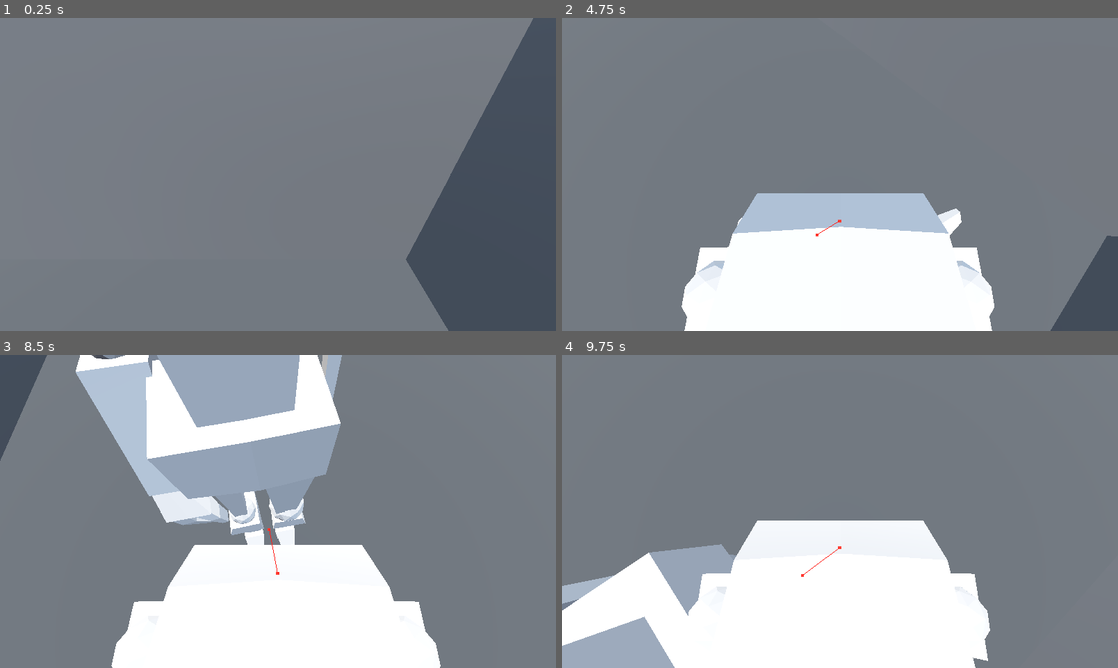
Above: before the commit, frames 1-4 (two rows, left to right).
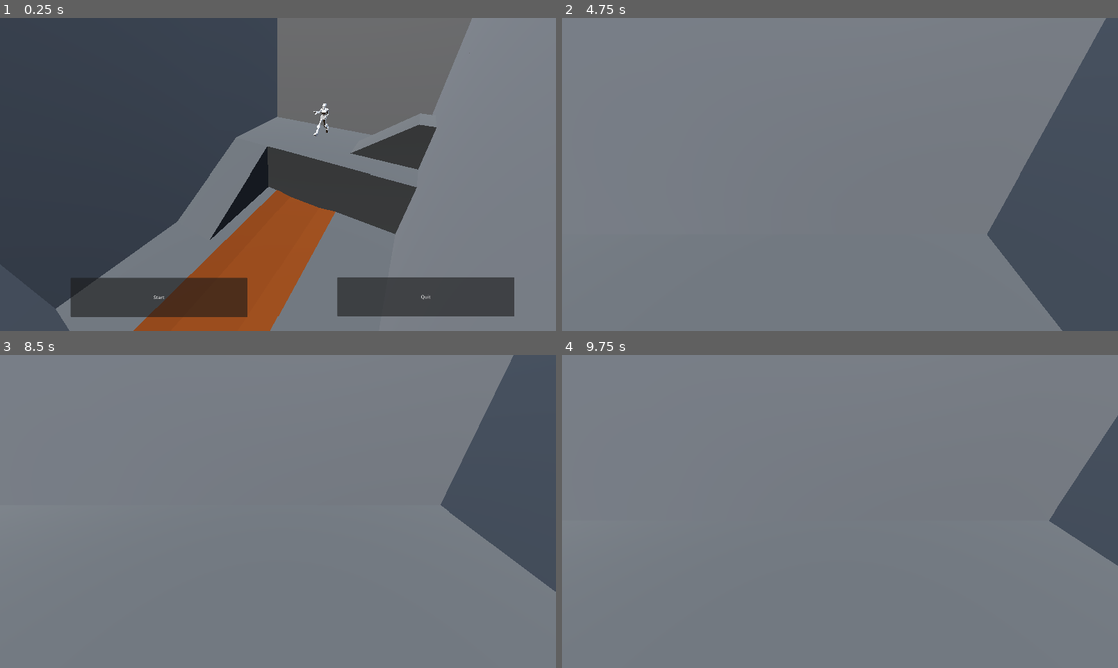
Above: after the commit, the same moments.

Repository: RejectedSpace/family-business
Game: Godot game, scene res://main.tscn
Same seed, same stepped clock (60 frames per second), same inputs: the game is played once before the commit and once after it.
Inputs (mouse positions are in pixels of both pictures, inside the frame that each line leads up to):
- Up to frame 1 (0.25 s): no input
- Up to frame 2 (4.75 s): click (723, 296) at 0.5 s, where only the run after the commit has a clickable "Start"; tap Enter (ui_accept) at 1.25, 1.52, 2, 2.27, 2.75, 3.5, 3.77, 4.25, 4.52 s; move the mouse to (867, 174) at 1.27 s; tap 9 (9) at 1.35, 4.55 s; tap A (a) at 1.55, 2.1 s; move the mouse to (812, 174) at 2.02 s; tap D (d) at 2.3, 2.85 s; move the mouse to (851, 168) at 2.77 s; tap S (s) at 3.05, 3.6 s; move the mouse to (834, 180) at 3.52 s; tap W (w) at 3.8, 4.35 s; move the mouse to (878, 177) at 4.27 s
- Up to frame 3 (8.5 s): move the mouse to (233, 508) at 5.02 s; tap 9 (9) at 5.1, 8.3 s; tap Enter (ui_accept) at 5.27, 5.75, 6.77, 7.52, 8.27 s; tap A (a) at 5.3, 5.85 s; move the mouse to (283, 511) at 5.77 s; tap D (d) at 6.05, 7.35 s; move the mouse to (255, 505) at 6.52 s; tap Ctrl (ctrl) at 6.6 s; tap S (s) at 6.8, 8.1 s; move the mouse to (305, 511) at 7.27 s; tap W (w) at 7.55 s; move the mouse to (250, 511) at 8.02 s
- Up to frame 4 (9.75 s): move the mouse to (851, 505) at 8.77 s; tap Shift (shift) at 8.85 s; tap A (a) at 9.05 s; move the mouse to (834, 517) at 9.52 s; tap W (w) at 9.6 s

The runs differ from the first frame. In frame 1, 74% of the frame differs, in the area x 0-100%, y 0-100%; in frame 2, 33%; in frame 3, 50%; in frame 4, 33%.

Commit message:
Health and Loading Bars
NOTES
- Added a placeholder main menu
- Added a tentative main screen
- Added a placeholder loading screen
- Player now has health
- Enemy now damages the player

FIXES
- Enemy is now bound by the laws of gravity

DEV NOTES
- Enemy now had more robust state switching
- Distance code has been moved from the hunt function to the main process function
- The player node itself is passed to the enemy instead of its position, so updating the target location can happen locally instead of globally
- Added a ray cast for future changes
- Added a global script to store scene change information
- All main code/nodes have been moved to new level scene
- Updated function names in Room to match changes in door implementation

KNOWN ISSUES
- Enemy runs in place in main screen

TODO
- More enemy states
- Enemy health
- Enemy animations
- Guns
- Player HUD
- Money system
- More enemies
- More rooms
- Elevator
- Ability to continue to other levels
- Shop
- Sounds
- Textures
- Update localization files

Diff:
--- a/Rooms/room.gd
+++ b/Rooms/room.gd
@@ -12,22 +12,22 @@
 	if nav.navigation_mesh.get_reference_count() > 1:
 		nav.navigation_mesh = nav.navigation_mesh.duplicate()
 
-func get_door_points() -> Array[Node]:
+func get_doors() -> Array:
 	return door_points.get_children()
 
-func get_single_door_points() -> Array[Door]:
+func get_single_doors() -> Array[Door]:
 	var single_points: Array[Door] = []
 
-	for point in get_door_points():
+	for point: Door in get_doors():
 		if(point.name.begins_with("s")):
 			single_points.append(point)
 
 	return single_points
 
-func get_double_door_points() -> Array[Door]:
+func get_double_doors() -> Array[Door]:
 	var double_points: Array[Door] = []
 
-	for point in get_door_points():
+	for point: Door in get_doors():
 		if(point.name.begins_with("d")):
 			double_points.append(point)
 
--- a/enemy.gd
+++ b/enemy.gd
@@ -7,8 +7,10 @@
 
 @onready var agent: NavigationAgent3D = $NavigationAgent3D
 @onready var animator: AnimationPlayer = $Infected/AnimationPlayer
+@onready var attack_timer: Timer = $AttackTimer
 
-var state: int = ACTIVE
+var state: int = IDLE
+var player: Node3D
 
 const SPEED: float = 90
 const EPSILON: float = 0.75
@@ -16,8 +18,22 @@
 
 func _physics_process(delta: float) -> void:
 
+	update_target_location()
+
+	var current_pos: Vector3 = global_transform.origin
+	var next_pos: Vector3 = agent.get_next_path_position()
+	var distance: Vector3 = next_pos - current_pos
+
+	if agent.is_target_reached() and state == ACTIVE:
+		attack()
+
+	if not attack_timer.is_stopped() or agent.get_final_position().is_equal_approx(global_transform.origin):
+		state = IDLE
+	else:
+		state = ACTIVE
+
 	if state == ACTIVE:
-		hunt(delta)
+		hunt(distance, delta)
 	else:
 		idle(delta)
 
@@ -26,36 +42,38 @@
 	move_and_slide()
 
 
-	if not agent.is_target_reached() and (abs(velocity.x) > 0 or abs(velocity.z) > 0):
+	if state == ACTIVE:
 		animator.play("ArmatureAction")
 	else:
 		animator.play("ArmatureAction_001")
+
+func attack() -> void:
+	if player:
+		player.hurt(10)
+	attack_timer.start()
 
 func handle_gravity(delta: float) -> void:
 	if not is_on_floor():
 		velocity += get_gravity() * delta
 
-func hunt(delta: float) -> void:
-	var current_pos: Vector3 = global_transform.origin
-	var next_pos: Vector3 = agent.get_next_path_position()
-	var distance: Vector3 = next_pos - current_pos
-
-	if distance.length() < EPSILON:
-		velocity.x = move_toward(velocity.x, 0, 100000 * delta)
-		velocity.z = move_toward(velocity.z, 0, 100000 * delta)
-		return
+func hunt(distance: Vector3, delta: float) -> void:
 
 	var desired_direction: Vector3 = distance.normalized()
 
 	rotation.y = rotate_toward(rotation.y, Vector2(desired_direction.x, -desired_direction.z).angle(), 15 * delta)
 
-	var new_velocity: Vector3 = desired_direction * SPEED
+	var new_velocity: Vector3 = Vector3(desired_direction.x * SPEED, velocity.y, desired_direction.z * SPEED)
 
 	velocity = velocity.move_toward(new_velocity, 100000 * delta)
 
 func idle(delta: float) -> void:
-	velocity.x = 0
-	velocity.z = 0
+	velocity.x = move_toward(velocity.x, 0, 100000 * delta)
+	velocity.z = move_toward(velocity.z, 0, 100000 * delta)
 
-func update_target_location(target_pos: Vector3) -> void:
-	agent.set_target_position(target_pos)
+func update_target_location() -> void:
+	if player:
+		agent.set_target_position(player.global_transform.origin)
+
+func update_target(target: Node3D) -> void:
+	player = target
+	agent.set_target_position(target.global_transform.origin)
--- a/enemy.tscn
+++ b/enemy.tscn
@@ -113,4 +113,11 @@
 simplify_epsilon = 1.0
 debug_enabled = true
 
+[node name="RayCast3D" type="RayCast3D" parent="." unique_id=308171644]
+transform = Transform3D(1, 0, 0, 0, 1, 0, 0, 0, 1, 0, 23.051607, 0)
+target_position = Vector3(100, 0, 0)
+
+[node name="AttackTimer" type="Timer" parent="." unique_id=1097274989]
+one_shot = true
+
 [editable path="Infected"]
--- /dev/null
+++ b/global.gd
@@ -0,0 +1,5 @@
+extends Node
+
+var loading_screen: PackedScene = preload("res://loading_screen.tscn")
+
+var next_scene: String = "res://main.tscn"
--- a/main.gd
+++ b/level.gd
@@ -1,13 +1,14 @@
 extends Node3D
 
 @onready var map = $Map
+@onready var player = $Player
+@onready var enemy = $Enemy
 
 func _ready() -> void:
 	map.generate()
 
+
 func _process(delta: float) -> void:
 	if Input.is_action_just_pressed("9"):
 		$Camera3D.current = !$Camera3D.current
-
-func _physics_process(delta: float) -> void:
-	get_tree().call_group("enemies", "update_target_location", $Player.global_transform.origin)
+	get_tree().call_group("enemies", "update_target", $Player)
--- /dev/null
+++ b/level.tscn
@@ -0,0 +1,44 @@
+[gd_scene format=3 uid="uid://t6f425fjcvmh"]
+
+[ext_resource type="PackedScene" uid="uid://deimi6535r30q" path="res://player.tscn" id="1_0b4ue"]
+[ext_resource type="Script" uid="uid://1ca0kb6vx1uo" path="res://level.gd" id="1_f2txt"]
+[ext_resource type="PackedScene" uid="uid://b3vultmp88md5" path="res://enemy.tscn" id="2_f2txt"]
+[ext_resource type="PackedScene" uid="uid://dk2v2lnuturo3" path="res://map.tscn" id="3_1ainy"]
+
+[sub_resource type="ProceduralSkyMaterial" id="ProceduralSkyMaterial_km5ld"]
+
+[sub_resource type="Sky" id="Sky_h2yge"]
+sky_material = SubResource("ProceduralSkyMaterial_km5ld")
+
+[sub_resource type="Environment" id="Environment_i2t4f"]
+background_mode = 2
+sky = SubResource("Sky_h2yge")
+tonemap_mode = 3
+volumetric_fog_albedo = Color(0.65834, 0.65834, 0.65834, 1)
+volumetric_fog_emission = Color(0, 0, 0.137255, 1)
+volumetric_fog_emission_energy = 0.01
+volumetric_fog_anisotropy = -0.3
+volumetric_fog_length = 32.0
+adjustment_brightness = 1.3
+
+[node name="Level" type="Node3D" unique_id=1195163624]
+script = ExtResource("1_f2txt")
+
+[node name="Player" parent="." unique_id=1819948495 instance=ExtResource("1_0b4ue")]
+transform = Transform3D(1, 0, 0, 0, 1, 0, 0, 0, 1, 32, 32, 32)
+
+[node name="Enemy" parent="." unique_id=1627701688 instance=ExtResource("2_f2txt")]
+transform = Transform3D(1, 0, 0, 0, 1, 0, 0, 0, 1, 32, 32, 32)
+
+[node name="Map" parent="." unique_id=391048862 instance=ExtResource("3_1ainy")]
+
+[node name="Camera3D" type="Camera3D" parent="." unique_id=1062874103]
+transform = Transform3D(-0.98851234, -0.08306099, 0.12627047, -2.1099154e-08, 0.8354527, 0.54956245, -0.1511402, 0.54324925, -0.8258553, 0.5938034, 136.74619, -154.82541)
+
+[node name="DirectionalLight3D" type="DirectionalLight3D" parent="." unique_id=1757828588]
+transform = Transform3D(0.78296643, -0.56954813, 0.25015646, -0.022501806, 0.37594527, 0.9263685, -0.62165666, -0.7309445, 0.28153676, 0, 245.41177, -152.27765)
+layers = 2
+light_energy = 0.899
+
+[node name="WorldEnvironment" type="WorldEnvironment" parent="." unique_id=1978171358]
+environment = SubResource("Environment_i2t4f")
--- /dev/null
+++ b/loading_screen.gd
@@ -0,0 +1,12 @@
+extends Node2D
+
+func _ready() -> void:
+	ResourceLoader.load_threaded_request(Global.next_scene)
+
+func _process(delta: float) -> void:
+	var progress = []
+	ResourceLoader.load_threaded_get_status(Global.next_scene, progress)
+
+	if progress[0] == 1:
+		var packed_scene = ResourceLoader.load_threaded_get(Global.next_scene)
+		get_tree().change_scene_to_packed(packed_scene)
--- /dev/null
+++ b/loading_screen.tscn
@@ -0,0 +1,12 @@
+[gd_scene format=3 uid="uid://by8d5o8fki6ok"]
+
+[ext_resource type="Script" uid="uid://bty6elb1wiq8c" path="res://loading_screen.gd" id="1_htrc2"]
+[ext_resource type="Texture2D" uid="uid://dr6yw7ynycnof" path="res://1_kNm9rtz-Ud5jmP9qGynmog.png" id="1_mggpi"]
+
+[node name="Loading_Screen" type="Node2D" unique_id=2066597213]
+script = ExtResource("1_htrc2")
+
+[node name="Sprite2D" type="Sprite2D" parent="." unique_id=2014297077]
+position = Vector2(961.25, 539)
+scale = Vector2(2.331515, 4.336)
+texture = ExtResource("1_mggpi")
--- a/main.tscn
+++ b/main.tscn
@@ -1,18 +1,17 @@
 [gd_scene format=3 uid="uid://dsf8xafinsd6t"]
 
-[ext_resource type="Script" uid="uid://bx5s16imv7eg1" path="res://main.gd" id="1_h2yge"]
-[ext_resource type="PackedScene" uid="uid://dk2v2lnuturo3" path="res://map.tscn" id="2_1bvp3"]
-[ext_resource type="PackedScene" uid="uid://deimi6535r30q" path="res://player.tscn" id="3_gq82r"]
+[ext_resource type="PackedScene" uid="uid://bnsafy2cbheew" path="res://Rooms/sewer.tscn" id="3_h2yge"]
 [ext_resource type="PackedScene" uid="uid://b3vultmp88md5" path="res://enemy.tscn" id="4_1bvp3"]
+[ext_resource type="PackedScene" uid="uid://b1n5gccjsbbtf" path="res://main_menu.tscn" id="4_lquwl"]
 
 [sub_resource type="ProceduralSkyMaterial" id="ProceduralSkyMaterial_h2yge"]
 
-[sub_resource type="Sky" id="Sky_h2yge"]
+[sub_resource type="Sky" id="Sky_1bvp3"]
 sky_material = SubResource("ProceduralSkyMaterial_h2yge")
 
 [sub_resource type="Environment" id="Environment_le846"]
 background_mode = 2
-sky = SubResource("Sky_h2yge")
+sky = SubResource("Sky_1bvp3")
 tonemap_mode = 3
 volumetric_fog_albedo = Color(0.65834, 0.65834, 0.65834, 1)
 volumetric_fog_emission = Color(0, 0, 0.137255, 1)
@@ -22,18 +21,9 @@
 adjustment_brightness = 1.3
 
 [node name="Main" type="Node3D" unique_id=628325099]
-script = ExtResource("1_h2yge")
-
-[node name="Player" parent="." unique_id=1819948495 instance=ExtResource("3_gq82r")]
-transform = Transform3D(1, 0, 0, 0, 1, 0, 0, 0, 1, 32, 32, 32)
-
-[node name="Enemy" parent="." unique_id=1627701688 instance=ExtResource("4_1bvp3")]
-transform = Transform3D(1, 0, 0, 0, 1, 0, 0, 0, 1, 32, 32, 32)
-
-[node name="Map" parent="." unique_id=391048862 instance=ExtResource("2_1bvp3")]
 
 [node name="Camera3D" type="Camera3D" parent="." unique_id=360831866]
-transform = Transform3D(-0.98851234, -0.08306099, 0.12627047, -2.1099154e-08, 0.8354527, 0.54956245, -0.1511402, 0.54324925, -0.8258553, 0.5938034, 136.74619, -154.82541)
+transform = Transform3D(-0.5247042, -0.46421078, 0.7135782, 0, 0.8382369, 0.5453062, -0.8512846, 0.28612447, -0.43982646, 174.99315, 103.57716, 18.797863)
 
 [node name="DirectionalLight3D" type="DirectionalLight3D" parent="." unique_id=333978331]
 transform = Transform3D(0.78296643, -0.56954813, 0.25015646, -0.022501806, 0.37594527, 0.9263685, -0.62165666, -0.7309445, 0.28153676, 0, 245.41177, -152.27765)
@@ -42,3 +32,10 @@
 
 [node name="WorldEnvironment" type="WorldEnvironment" parent="." unique_id=695699483]
 environment = SubResource("Environment_le846")
+
+[node name="Sewer" parent="." unique_id=1124936596 instance=ExtResource("3_h2yge")]
+
+[node name="Enemy" parent="." unique_id=1627701688 instance=ExtResource("4_1bvp3")]
+transform = Transform3D(1, 0, 0, 0, 1, 0, 0, 0, 1, 37, 50, 66)
+
+[node name="MainMenu" parent="." unique_id=609678654 instance=ExtResource("4_lquwl")]
--- /dev/null
+++ b/main_menu.gd
@@ -0,0 +1,11 @@
+extends Control
+
+
+
+func _on_start_pressed() -> void:
+	Global.next_scene = "res://level.tscn"
+	get_tree().change_scene_to_packed(Global.loading_screen)
+
+
+func _on_quit_pressed() -> void:
+	get_tree().quit()
--- /dev/null
+++ b/main_menu.tscn
@@ -0,0 +1,32 @@
+[gd_scene format=3 uid="uid://b1n5gccjsbbtf"]
+
+[ext_resource type="Script" uid="uid://cd07i3t2tbbf5" path="res://main_menu.gd" id="1_06t4h"]
+
+[node name="MainMenu" type="Control" unique_id=609678654]
+layout_mode = 3
+anchors_preset = 15
+anchor_right = 1.0
+anchor_bottom = 1.0
+grow_horizontal = 2
+grow_vertical = 2
+script = ExtResource("1_06t4h")
+
+[node name="Start" type="Button" parent="." unique_id=101669424]
+layout_mode = 0
+offset_left = 244.0
+offset_top = 896.0
+offset_right = 856.0
+offset_bottom = 1032.0
+text = "Start"
+
+[node name="Quit" type="Button" parent="." unique_id=1321619393]
+layout_mode = 0
+offset_left = 1164.0
+offset_top = 894.0
+offset_right = 1776.0
+offset_bottom = 1030.0
+text = "Quit
+"
+
+[connection signal="pressed" from="Start" to="." method="_on_start_pressed"]
+[connection signal="pressed" from="Quit" to="." method="_on_quit_pressed"]
--- a/map.gd
+++ b/map.gd
@@ -36,7 +36,7 @@
 		timer.start(time)
 
 func connect_room(room_origin: Vector3, room_rotation: float, door: Door, room_candidate: Room, door_origin: Vector3):
-	var doors: Array[Door] = room_candidate.get_single_door_points() if door.is_single() else room_candidate.get_double_door_points()
+	var doors: Array[Door] = room_candidate.get_single_doors() if door.is_single() else room_candidate.get_double_doors()
 
 	doors.shuffle()
 	for d: Door in doors:
@@ -81,7 +81,7 @@
 	var room: Room = room_queue.get(0)
 	var origin: Vector3 = game_to_map_coords(room.position, room.rotation.y)
 
-	for door: Door in room.get_door_points():
+	for door: Door in room.get_doors():
 
 		if door.is_enabled():
 			continue
@@ -107,7 +107,7 @@
 				room_queue.append(new_room)
 				add_child(new_room)
 
-				var new_door: Door = new_room.get_door_points()[new_door_index]
+				var new_door: Door = new_room.get_doors()[new_door_index]
 
 				door.set_enabled(true)
 				new_door.set_enabled(true)
--- a/player.gd
+++ b/player.gd
@@ -8,6 +8,7 @@
 var air_jumps: int
 var crouched: bool
 var running: bool
+var health: float = 100.0
 
 const SPEED: float = 120
 const BACKWARD_MULTIPLIER: float = 0.9
@@ -16,11 +17,11 @@
 const MAX_AIR_JUMPS: int = 1
 
 func _physics_process(delta: float) -> void:
-	handle_gravity(delta)
+	apply_gravity(delta)
 	handle_input(delta)
 	handle_movement()
 
-func handle_gravity(delta: float) -> void:
+func apply_gravity(delta: float) -> void:
 	if not is_on_floor():
 		velocity += get_gravity() * delta
 
@@ -68,6 +69,14 @@
 	if Input.is_action_just_released("shift"):
 		running = false
 
+func hurt(damage: float) -> void:
+	health -= damage
+	if health <= 0:
+		game_over()
+
+func game_over() -> void:
+	get_tree().quit()
+
 func handle_movement() -> void:
 	var input_dir: Vector2 = Input.get_vector("a", "d", "w", "s")
 	var direction: Vector3 = (transform.basis * Vector3(input_dir.x, 0, input_dir.y)).normalized()
--- a/project.godot
+++ b/project.godot
@@ -14,6 +14,10 @@
 run/main_scene="uid://dsf8xafinsd6t"
 config/features=PackedStringArray("4.6", "Forward Plus")
 config/icon="res://icon.svg"
+
+[autoload]
+
+Global="*uid://xyt1pii87cu1"
 
 [display]
 
Binary file added: 1_kNm9rtz-Ud5jmP9qGynmog.png
Not shown, added: 1_kNm9rtz-Ud5jmP9qGynmog.png.import
Not shown, added: global.gd.uid
Not shown, added: level.gd.uid
Not shown, added: loading_screen.gd.uid
Not shown, removed: main.gd.uid
Not shown, added: main_menu.gd.uid
